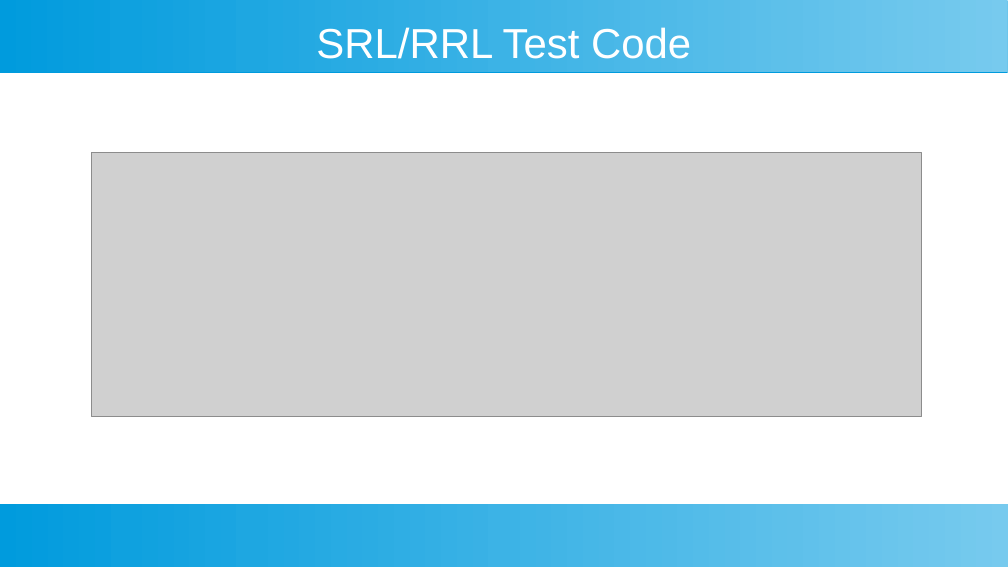
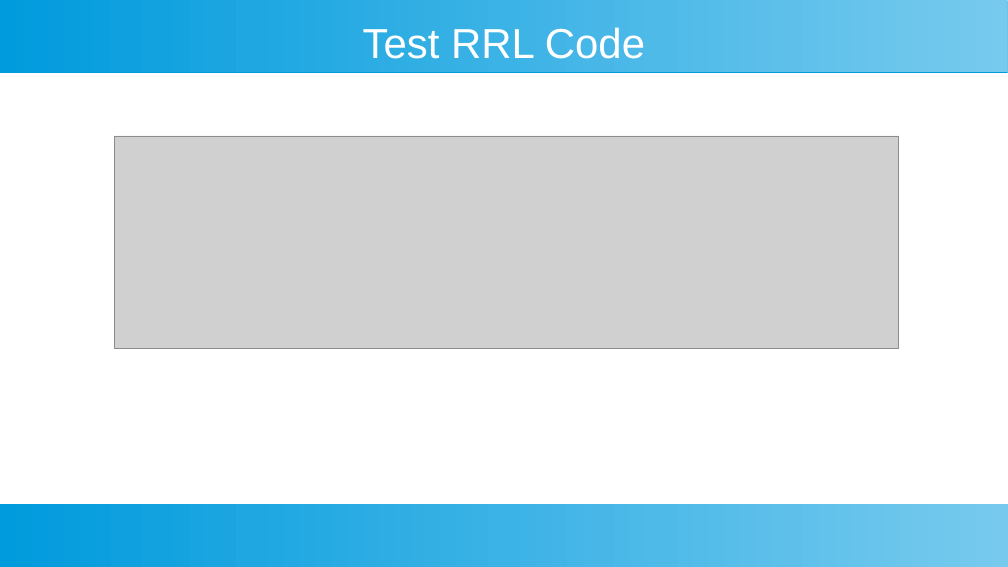
Before and after one commit to douggilliland/Design_A_CPU, a slide deck: slide 18 of Docs/DIY-FPGA-Computer-09_Shifting_Rotating.odp (slide 10 before the commit). Drawn at 1008x567 pixels with LibreOffice and Linux fonts; fonts in the diff are those of the drawing; grey boxes stand for pictures. Boxes give left, top, right and bottom in pixels: in the first picture for what was removed or moved away, otherwise in the second. Text is boxed around its words. In the diff, an @@ line names an element or a change of style, - is before the commit and + after.

```diff
--- a/Docs/DIY-FPGA-Computer-09_Shifting_Rotating.odp
+++ b/Docs/DIY-FPGA-Computer-09_Shifting_Rotating.odp
@@ title at [363,27,645,59]: text changed @@
-SRL/RRL Test Code
+Test RRL Code
@@ picture: place and size @@
-picture at [91,153,922,417]
+picture at [114,136,899,349]
```
Also in this commit, not shown: 4 other slides changed, 14 slides added, 25 other files.
